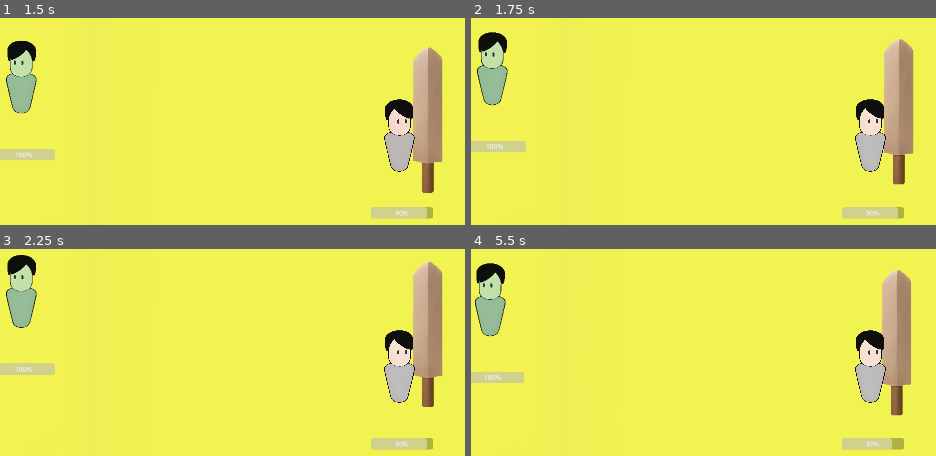
Above: before the commit, frames 1-4 (two rows, left to right).
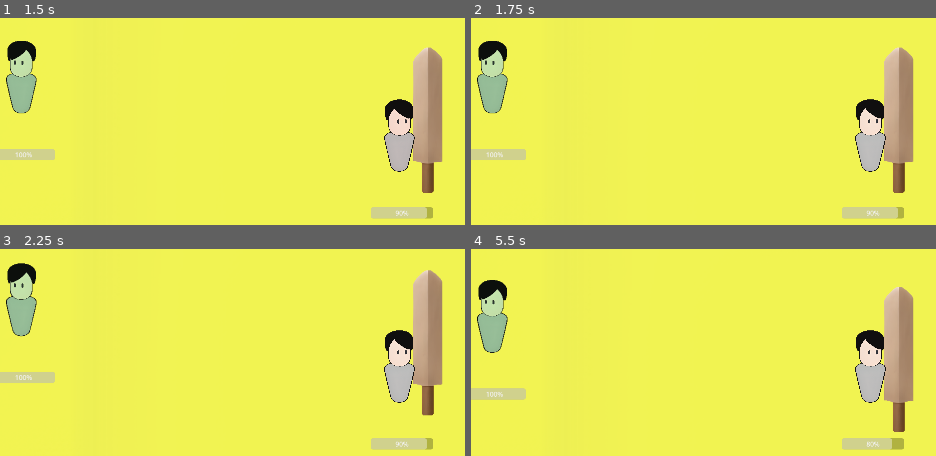
Above: after the commit, the same moments.

Repository: CAHTA123/Light-in-the-Dark
Game: Godot game, scene res://scenes/Game/game.tscn
Same seed, same stepped clock (60 frames per second), same inputs: the game is played once before the commit and once after it. The project has no main scene, so this scene is started directly.
Inputs (mouse positions are in pixels of both pictures, inside the frame that each line leads up to):
- Up to frame 1 (1.5 s): tap Enter at 0.5 s; move the mouse to (outside the picture) at 0.52 s; tap A (A) at 0.6 s; tap D (D) at 0.8, 1.35 s; tap Space at 1.25 s; move the mouse to (241, 193) at 1.27 s
- Up to frame 2 (1.75 s): tap S (S) at 1.55 s
- Up to frame 3 (2.25 s): tap Enter at 2 s; move the mouse to (outside the picture) at 2.02 s; tap S (S) at 2.1 s
- Up to frame 4 (5.5 s): tap W (W) at 2.3, 2.85 s; tap Space at 2.75, 5 s; move the mouse to (outside the picture) at 2.77 s; tap Shift (dash) at 3.05, 3.6 s; move the mouse to (outside the picture) at 3.52 s; tap A (A) at 3.8, 4.35 s; tap Enter at 4.25 s; move the mouse to (629, 335) at 4.27 s; tap D (D) at 4.55, 5.1 s; move the mouse to (912, 402) at 5.02 s; tap S (S) at 5.3 s

Frame 1 is identical in both runs. In frame 2, 2.8% of the frame differs, in the area x 0-96%, y 6-85%; in frame 3, 2.9%; in frame 4, 5.2%, in the area x 0-96%, y 6-89%.

Commit message:
.

Diff:
--- a/scenes/Player/AnimPlayer.gd
+++ b/scenes/Player/AnimPlayer.gd
@@ -8,6 +8,7 @@
 
 
 func _on_animation_animation_finished(anim_name):
+
 	if anim_name != "Idle":
 		body.current_state = body.States.IDLE
 		anim.play("Idle")
--- a/scenes/Player/State.gd
+++ b/scenes/Player/State.gd
@@ -18,3 +18,5 @@
 			pass
 		body.States.BLOCK:
 			body.isBlocking = true
+		body.States.TAKEDAMAGE:
+			body.isBlocking = true
--- a/scenes/Player/dash.gd
+++ b/scenes/Player/dash.gd
@@ -2,8 +2,12 @@
 
 @onready var anim = $"../../Animations/Animation"
 @onready var body = $"../../Body"
+var can = true
 
 func _process(delta):
-	if Input.is_action_just_pressed("dash"):
+	if Input.is_action_just_pressed("dash") and can:
+		can = false
 		body.current_state = body.States.DASH
 		anim.play("dash")
+		await get_tree().create_timer(2.0).timeout
+		can = true
--- a/scenes/Player/player.gd
+++ b/scenes/Player/player.gd
@@ -1,6 +1,3 @@
 extends "res://scenes/body/body.gd"
 
 var s = 0
-
-enum States {IDLE, MOVE, DASH, ATTACK, BLOCK}
-var current_state : States
--- a/scenes/Player/shoot.gd
+++ b/scenes/Player/shoot.gd
@@ -11,3 +11,8 @@
 	elif Input.is_action_just_pressed("attack") and (body.current_state == body.States.IDLE or body.current_state == body.States.MOVE):
 		body.current_state = body.States.ATTACK
 		anim.play("attack")
+
+	if body.current_state != body.States.ATTACK:
+		$"../../Body/Skin/Skin/Weapon".visible = false
+		$"../../Body/Skin/Skin/Weapon/shape".monitoring = false
+		$"../../Body/Skin/Skin/Weapon/shape".monitorable = false
--- a/scenes/body/body.gd
+++ b/scenes/body/body.gd
@@ -12,3 +12,6 @@
 var item_drop = "res://sprites/items/polarbombpotion.png"
 var take_push_time: float = 0.4
 var isBlocking = false
+
+enum States {IDLE, MOVE, DASH, ATTACK, BLOCK , TAKEDAMAGE}
+var current_state : States
--- a/scenes/body/take_damage.gd
+++ b/scenes/body/take_damage.gd
@@ -10,9 +10,12 @@
 
 func _process(delta):
 	if body.take_damage > 0 and not body.isBlocking:
+		body.current_state = body.States.TAKEDAMAGE
 		var d = body.take_damage
 		body.take_damage = 0
 		take(d)
+	else:
+		body.take_damage = 0
 
 func take(d):
 	anim.play("take_damage")
